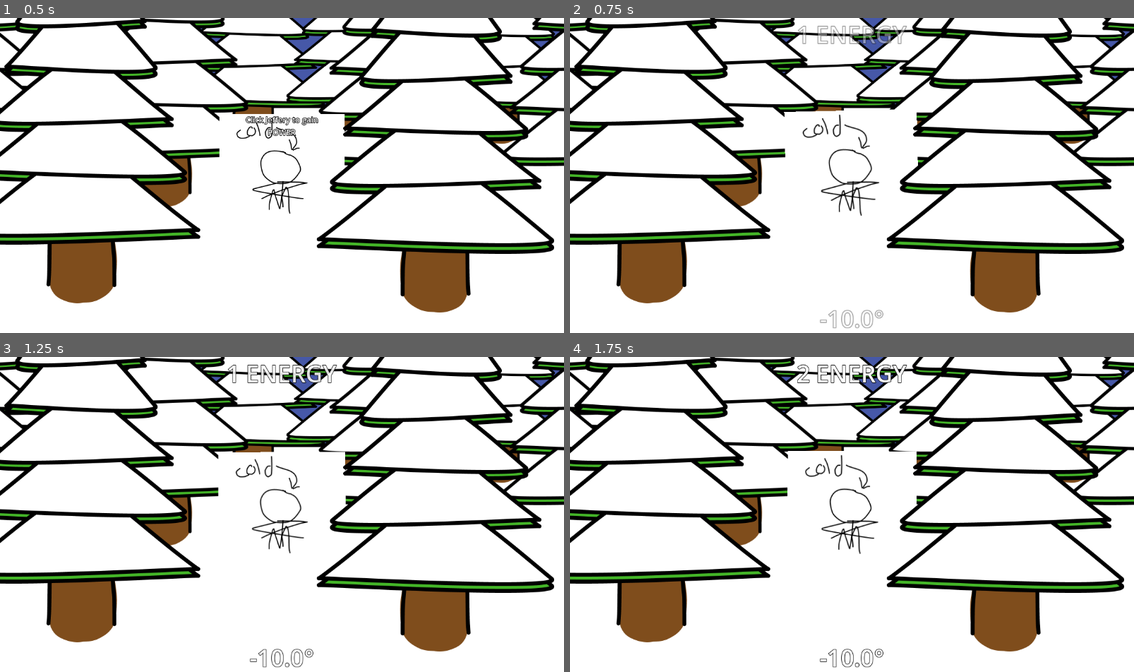
Above: before the commit, frames 1-4 (two rows, left to right).
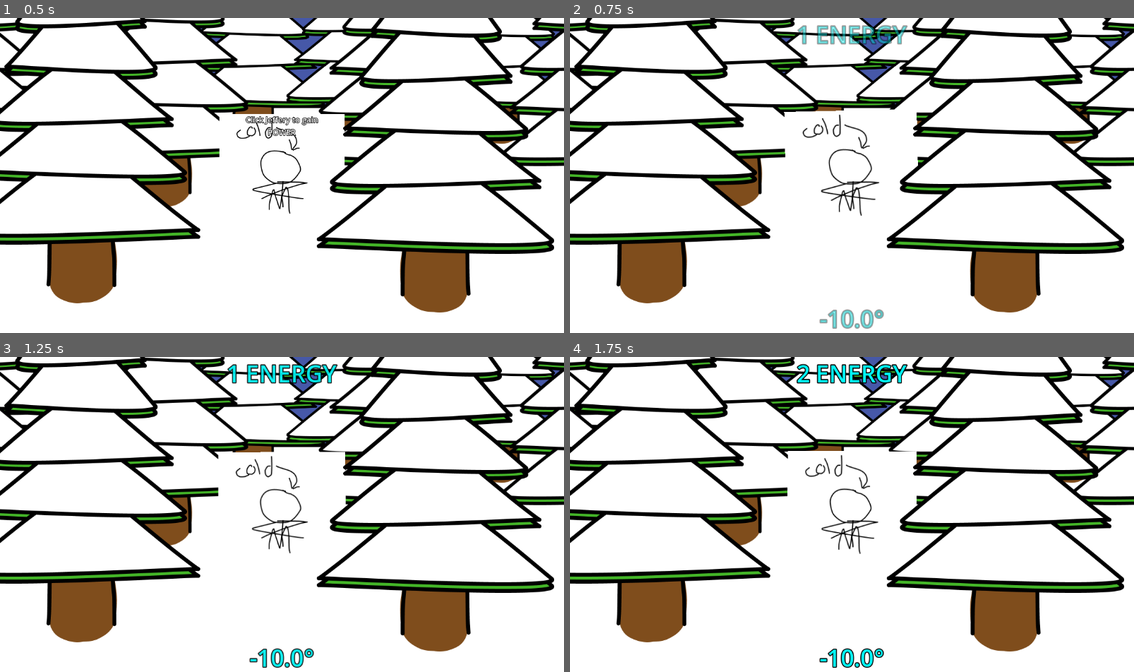
Above: after the commit, the same moments.

Repository: ToasterPanic/its-cold-outside
Game: Godot game, scene res://scenes/game.tscn
Same seed, same stepped clock (60 frames per second), same inputs: the game is played once before the commit and once after it.
Inputs (mouse positions are in pixels of both pictures, inside the frame that each line leads up to):
- Up to frame 1 (0.5 s): no input
- Up to frame 2 (0.75 s): click "Click Jeffery to gain POWER" at 0.5 s
- Up to frame 3 (1.25 s): no input
- Up to frame 4 (1.75 s): tap Enter at 1.25 s; move the mouse to (976, 498) at 1.27 s; hold Right from 1.28 s (still down); right-click (976, 498) at 1.35 s; click (976, 498) at 1.42 s

Frame 1 is identical in both runs. In frame 2, 1.0% of the frame differs, in the area x 40-60%, y 2-99%; in frame 3, 1.1%; in frame 4, 1.2%.

Commit message:
Cattato assets, higher-contrast text on snow

Diff:
--- a/scenes/game.tscn
+++ b/scenes/game.tscn
@@ -32,7 +32,8 @@
 
 [sub_resource type="LabelSettings" id="LabelSettings_yqjtg"]
 font_size = 48
-outline_size = 4
+font_color = Color(0, 1, 1, 1)
+outline_size = 8
 outline_color = Color(0, 0, 0, 1)
 
 [node name="Game" type="Node2D"]
@@ -302,7 +303,7 @@
 
 [node name="BuyPotatoCrop" type="Button" parent="CanvasLayer/Control/Panel/Tabs/Potato Farming/VBox/HFlowContainer"]
 layout_mode = 2
-text = "Buy new Potato crop [500K ENERGY]"
+text = "Plant a Potato [100K ENERGY]"
 
 [node name="SelectedImage" type="HFlowContainer" parent="CanvasLayer/Control/Panel/Tabs/Potato Farming/VBox"]
 visible = false
--- a/scripts/game.gd
+++ b/scripts/game.gd
@@ -358,6 +358,11 @@
 
 
 func _on_buy_potato_crop_pressed() -> void:
+	if energy < 100000:
+		return
+
+	energy -= 100000
+
 	var crop = crop_scene.instantiate()
 
 	crop.game = self
Binary file added: textures/crops/cattato_growing.png
Not shown, added: textures/crops/cattato_growing.png.import
Binary file added: textures/crops/cattato_grown.png
Not shown, added: textures/crops/cattato_grown.png.import
Binary file added: textures/crops/cattato_item.png
Not shown, added: textures/crops/cattato_item.png.import
